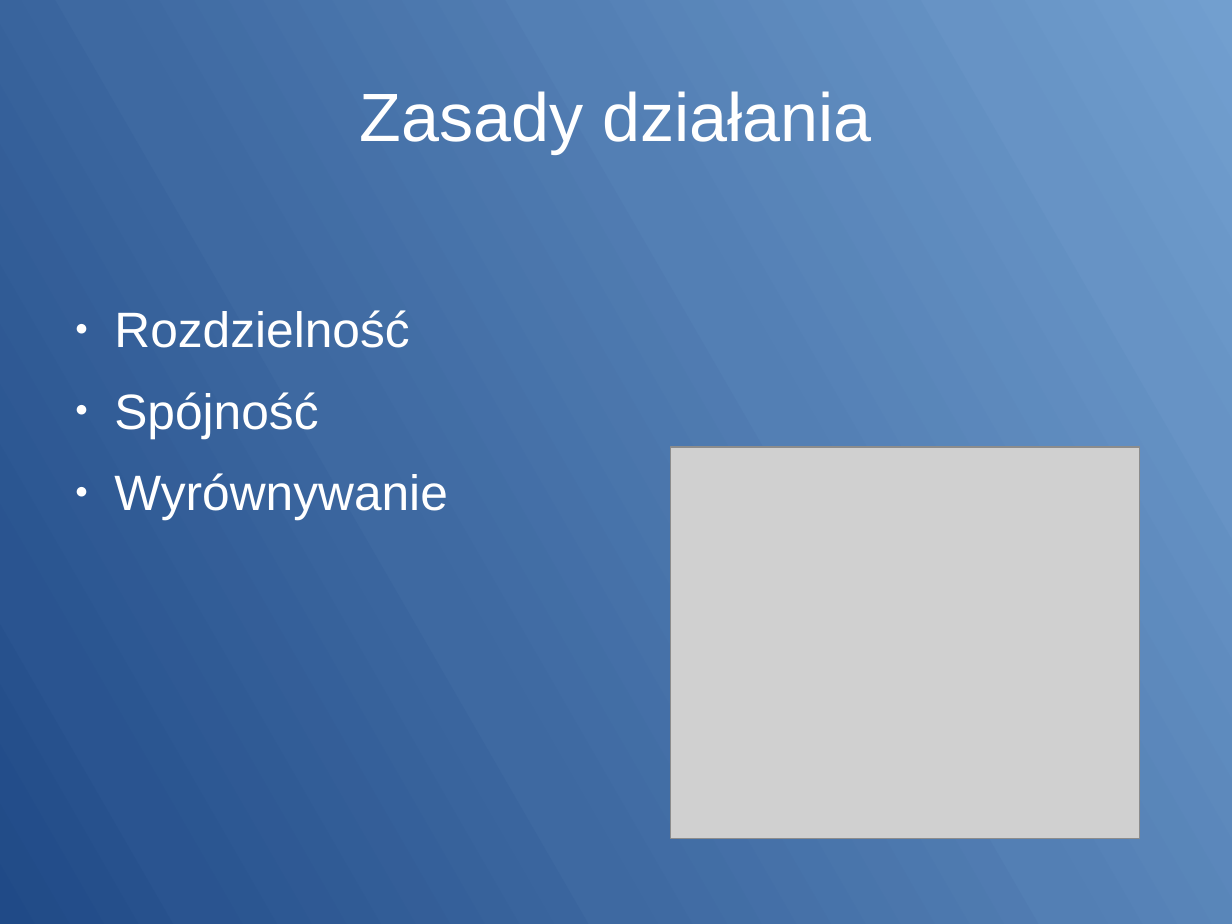
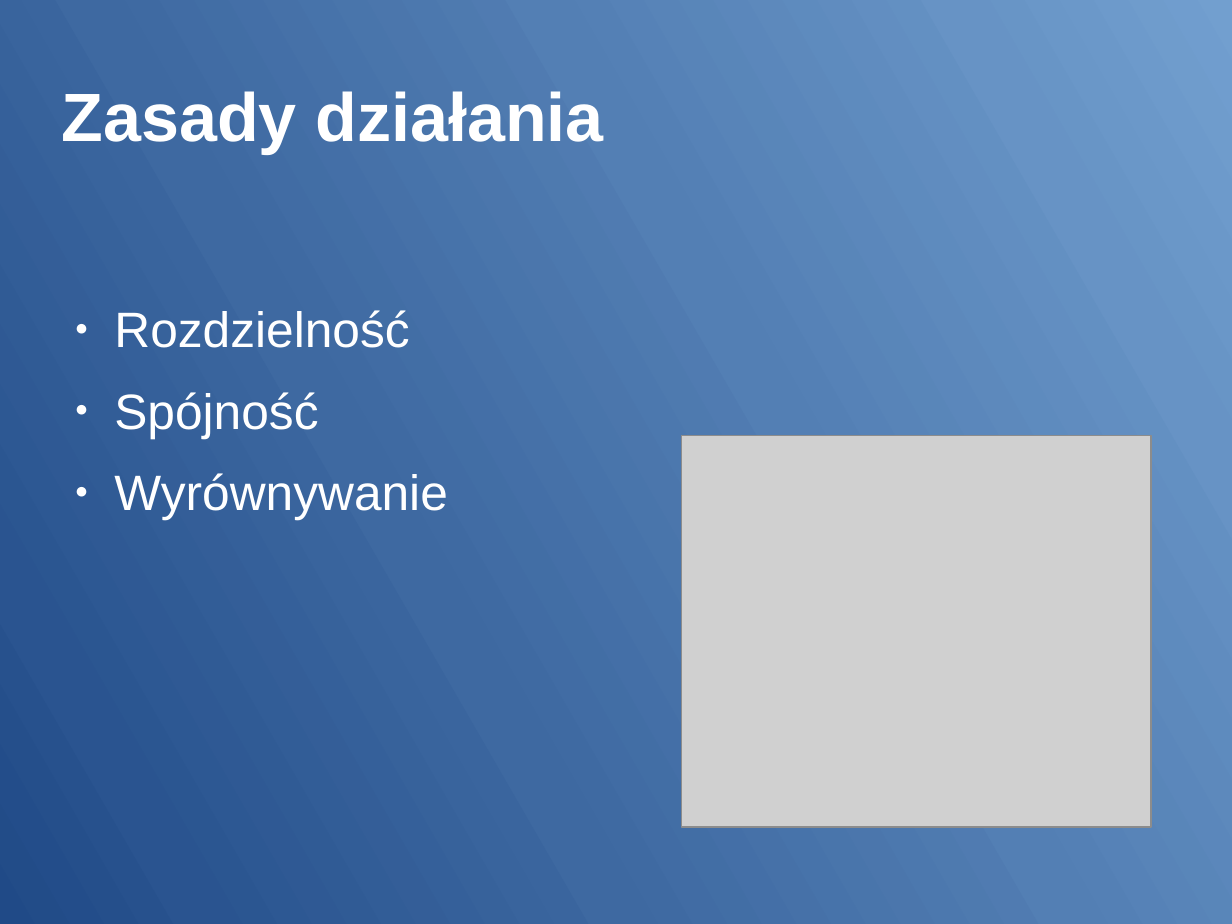
Before and after one commit to janwojcik5/HerdSimulation, a slide deck: slide 5 of Prezentacja.odp (slide 4 before the commit). Drawn at 1232x924 pixels with LibreOffice and Linux fonts; fonts in the diff are those of the drawing; grey boxes stand for pictures. Boxes give left, top, right and bottom in pixels: in the first picture for what was removed or moved away, otherwise in the second. Text is boxed around its words. In the diff, an @@ line names an element or a change of style, - is before the commit and + after.

```diff
--- a/Prezentacja.odp
+++ b/Prezentacja.odp
@@ title "Zasady działania" at (x1=62, y1=91, x2=604, y2=153): bold on; alignment centre to left @@
@@ picture moved from (x1=671, y1=447, x2=1140, y2=838) to (x1=682, y1=436, x2=1152, y2=827) @@
```
Also in this commit, not shown: 8 other slides changed, 3 slides added, 1 slide removed, 3 other files.
